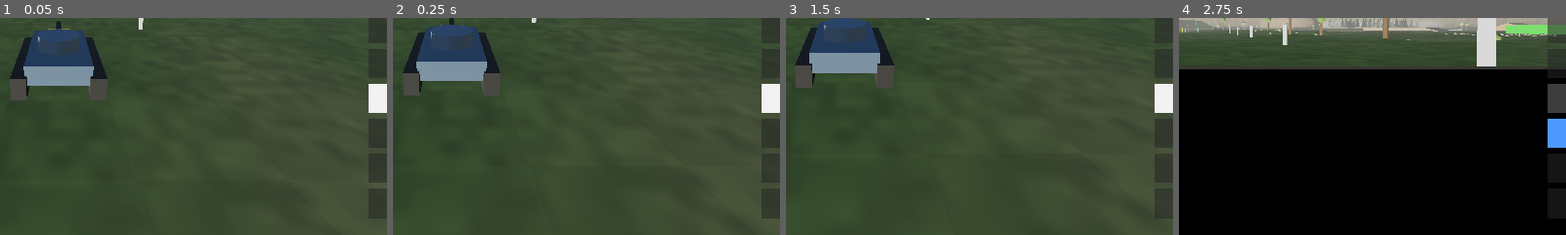
Above: before the commit, frames 1-4 (left to right).
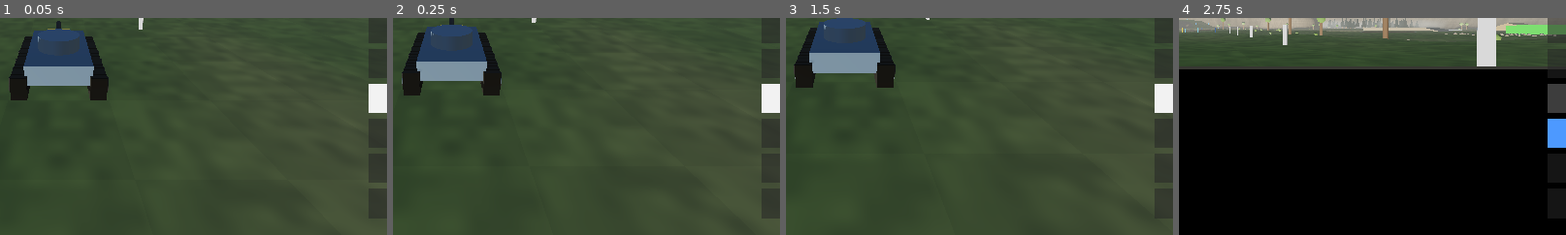
Above: after the commit, the same moments.

Repository: Kickpunch3r/tank-game
Game: Godot game, scene res://levels/proving_ground/proving_ground.tscn
Two runs of this game, one before a commit and one after it. Both use one fixed random seed, a clock stepped at 60 frames per second and the inputs below.
Inputs (mouse positions are % of the whole screen's width and height, from its top left):
- Up to frame 1 (0.05 s): no input
- Up to frame 2 (0.25 s): no input
- Up to frame 3 (1.5 s): move the mouse to (72, 45) at 0.52 s; hold Down (driver_right_back) 0.53-1.25 s; hold Space (driver_all_stop) 0.53-1.25 s; click (72, 45) at 0.67 s; tap Enter at 1.25 s; drag from (30, 55) to (45, 70) at 1.27 s
- Up to frame 4 (2.75 s): tap R (driver_reset) at 2 s; move the mouse to (60, 28) at 2.02 s; hold Down (driver_right_back) from 2.03 s (still down); hold V (view_toggle) from 2.03 s (still down)
The pictures show only the part of the screen within x 42-92%, y 47-97%; the shares and areas given below are measured in that part.

The runs differ from the first frame. In frame 1, 1.0% of the frame differs, in the area x 2-29%, y 8-38%; in frame 2, 1.0%; in frame 3, 1.0%, in the area x 2-29%, y 5-33%; in frame 4, nothing differs.

Commit message:
Physics tank details: sloped front plate, turning wheels, moving tracks
- TankDetails builds them by script inside Visual/Hull; looks only
- Wheels and track links follow each tread's speed over the ground
- Hidden by GraphicsOptions.tank_details; tests added

Co-Authored-By: Claude Opus 5.5 <noreply@anthropic.com>
Claude-Session: https://claude.ai/code/session_01Pm55gMUn29kyQtMtoJuZst

Diff:
--- /dev/null
+++ b/art/tread.gdshader
@@ -0,0 +1,27 @@
+// Track links for the physics tank's treads: dark cross ridges that move
+// along the tread loop. TankDetails sets `travel` (metres the tread has moved),
+// so the top run moves forward and the bottom run backward, like a real track.
+shader_type spatial;
+
+uniform vec4 link_colour : source_color = vec4(0.16, 0.16, 0.15, 1.0);
+uniform vec4 gap_colour : source_color = vec4(0.04, 0.04, 0.04, 1.0);
+// Length of one track link, in metres.
+uniform float link_length = 0.32;
+// How far the tread has moved, in metres (set by TankDetails).
+uniform float travel = 0.0;
+
+varying vec3 local_position;
+
+void vertex() {
+	local_position = VERTEX;
+}
+
+void fragment() {
+	// Upper half of the loop moves forward (-z), lower half backward.
+	float along = local_position.y > 0.0 ? local_position.z + travel : local_position.z - travel;
+	float link = fract(along / link_length);
+	float gap = smoothstep(0.72, 0.78, link) * (1.0 - smoothstep(0.94, 1.0, link));
+	ALBEDO = mix(link_colour.rgb, gap_colour.rgb, gap);
+	ROUGHNESS = 0.95;
+	SPECULAR = 0.2;
+}
--- a/scenes/physics_tank.tscn
+++ b/scenes/physics_tank.tscn
@@ -8,6 +8,7 @@
 [ext_resource type="Script" path="res://scripts/driver_slit_camera.gd" id="7_slit_camera"]
 [ext_resource type="Script" path="res://scripts/net/phone_driver_input.gd" id="8_phone"]
 [ext_resource type="Script" path="res://scripts/push/push_driver_input.gd" id="9_push"]
+[ext_resource type="Script" path="res://scripts/tank_details.gd" id="10_details"]
 
 [sub_resource type="ConvexPolygonShape3D" id="Shape_hull"]
 points = PackedVector3Array(-1.8, 0.35, -1.9, -1.8, 0.35, 1.9, -1.8, 0.8, -2.5, -1.8, 0.8, 2.5, -1.8, 1.3, -2.5, -1.8, 1.3, 2.5, 1.8, 0.35, -1.9, 1.8, 0.35, 1.9, 1.8, 0.8, -2.5, 1.8, 0.8, 2.5, 1.8, 1.3, -2.5, 1.8, 1.3, 2.5)
@@ -106,6 +107,9 @@
 transform = Transform3D(1, 0, 0, 0, 1, 0, 0, 0, 1, 0, 1.35, -2.1)
 mesh = SubResource("BoxMesh_nose")
 
+[node name="TankDetails" type="Node3D" parent="Visual/Hull"]
+script = ExtResource("10_details")
+
 [node name="DriverSlitCamera" type="Camera3D" parent="Visual/Hull"]
 transform = Transform3D(1, 0, 0, 0, 1, 0, 0, 0, 1, 0, 1.2, -2.4)
 near = 0.05
--- /dev/null
+++ b/scripts/tank_details.gd
@@ -0,0 +1,146 @@
+class_name TankDetails
+extends Node3D
+## Extra looks for the physics tank: a sloped front plate, road wheels that
+## turn, and track links that move at each tread's speed. Looks only: the
+## tank drives the same without them. Built by script; can be switched off
+## from the Tab panel (Graphics > Tank details).
+##
+## Put it inside the tank's Visual/Hull node. It reads the tank's
+## left_tread_speed and right_tread_speed every frame.
+
+const TREAD_SHADER: Shader = preload("res://art/tread.gdshader")
+
+## Road wheels per side, their radius, and how far apart the end ones are.
+const WHEELS_PER_SIDE: int = 5
+const WHEEL_RADIUS: float = 0.32
+const WHEEL_SPAN: float = 3.8
+## Where the treads are (matches the tread boxes in the tank scene).
+const TREAD_X: float = 1.5
+const TREAD_SIZE := Vector3(0.6, 0.9, 5.0)
+const TREAD_Y: float = 0.45
+
+## How far each tread has moved (left, right), in metres.
+var travel: Array[float] = [0.0, 0.0]
+
+var _tank: Node3D
+var _wheels: Array[Node3D] = []
+var _tread_materials: Array[ShaderMaterial] = []
+
+
+func _ready() -> void:
+	add_to_group(GraphicsOptions.TANK_DETAILS_GROUP)
+	_tank = _find_tank()
+	_build_front_plate()
+	for side: float in [-1.0, 1.0]:
+		_build_tread(side)
+		_build_wheels(side)
+	visible = GraphicsOptions.tank_details
+
+
+func _process(delta: float) -> void:
+	if _tank == null or not visible:
+		return
+	var speeds: Array[float] = [_tank.get(&"left_tread_speed"), _tank.get(&"right_tread_speed")]
+	for side: int in 2:
+		travel[side] += speeds[side] * delta
+		_tread_materials[side].set_shader_parameter(&"travel", travel[side])
+	for index: int in _wheels.size():
+		# Wheels roll forward (turn about -x) as their tread moves forward.
+		_wheels[index].rotation.x = -travel[0 if index < WHEELS_PER_SIDE else 1] / WHEEL_RADIUS
+
+
+func _find_tank() -> Node3D:
+	var node: Node = get_parent()
+	while node != null and not (&"left_tread_speed" in node):
+		node = node.get_parent()
+	return node as Node3D
+
+
+## A wedge in front of the hull box, sloping down and forward.
+func _build_front_plate() -> void:
+	var tool := SurfaceTool.new()
+	tool.begin(Mesh.PRIMITIVE_TRIANGLES)
+	var half: float = 1.2
+	var top_back := 1.1
+	var bottom := 0.5
+	var back_z := -2.3
+	var front_z := -2.7
+	# Corners: left/right x top-back, bottom-back, bottom-front.
+	var corners: Array[Vector3] = []
+	for x: float in [-half, half]:
+		corners.append_array([Vector3(x, top_back, back_z), Vector3(x, bottom, back_z), Vector3(x, bottom, front_z)])
+	var faces: Array = [
+		[0, 2, 5, 3],  # sloped face
+		[1, 4, 5, 2],  # bottom
+		[0, 3, 4, 1],  # back (against the hull)
+	]
+	for face: Array in faces:
+		var a: Vector3 = corners[face[0]]
+		var b: Vector3 = corners[face[1]]
+		var c: Vector3 = corners[face[2]]
+		var d: Vector3 = corners[face[3]]
+		for point: Vector3 in [a, b, c, a, c, d]:
+			tool.add_vertex(point)
+	for triangle: Array in [[0, 1, 2], [3, 5, 4]]:  # the two ends
+		for index: int in triangle:
+			tool.add_vertex(corners[index])
+	tool.generate_normals()
+	var material := StandardMaterial3D.new()
+	material.albedo_color = Color(0.3, 0.38, 0.46)
+	material.roughness = 0.8
+	material.cull_mode = BaseMaterial3D.CULL_DISABLED
+	var plate := MeshInstance3D.new()
+	plate.name = "FrontPlate"
+	plate.mesh = tool.commit()
+	plate.material_override = material
+	add_child(plate)
+
+
+## A box just over the plain tread, with the moving track pattern.
+func _build_tread(side: float) -> void:
+	var mesh := BoxMesh.new()
+	mesh.size = TREAD_SIZE + Vector3(0.02, 0.02, 0.02)
+	var material := ShaderMaterial.new()
+	material.shader = TREAD_SHADER
+	_tread_materials.append(material)
+	var tread := MeshInstance3D.new()
+	tread.name = "TrackLeft" if side < 0.0 else "TrackRight"
+	tread.mesh = mesh
+	tread.material_override = material
+	tread.position = Vector3(side * TREAD_X, TREAD_Y, 0.0)
+	add_child(tread)
+
+
+## Road wheels on the outside of the tread, each with a hub bar so you can
+## see it turn.
+func _build_wheels(side: float) -> void:
+	var wheel_mesh := CylinderMesh.new()
+	wheel_mesh.top_radius = WHEEL_RADIUS
+	wheel_mesh.bottom_radius = WHEEL_RADIUS
+	wheel_mesh.height = 0.08
+	wheel_mesh.radial_segments = 12
+	wheel_mesh.rings = 1
+	var wheel_material := StandardMaterial3D.new()
+	wheel_material.albedo_color = Color(0.25, 0.3, 0.34)
+	wheel_material.roughness = 0.8
+	var hub_mesh := BoxMesh.new()
+	hub_mesh.size = Vector3(0.1, WHEEL_RADIUS * 1.7, 0.1)
+	var hub_material := StandardMaterial3D.new()
+	hub_material.albedo_color = Color(0.12, 0.12, 0.12)
+	for index: int in WHEELS_PER_SIDE:
+		var wheel := Node3D.new()
+		wheel.name = "Wheel%s%d" % ["Left" if side < 0.0 else "Right", index]
+		wheel.position = Vector3(side * (TREAD_X + TREAD_SIZE.x / 2.0 + 0.05), WHEEL_RADIUS + 0.05,
+				-WHEEL_SPAN / 2.0 + WHEEL_SPAN * index / (WHEELS_PER_SIDE - 1))
+		var disc := MeshInstance3D.new()
+		disc.mesh = wheel_mesh
+		disc.material_override = wheel_material
+		disc.rotation.z = PI / 2.0  # axle along x
+		wheel.add_child(disc)
+		var hub := MeshInstance3D.new()
+		hub.mesh = hub_mesh
+		hub.material_override = hub_material
+		hub.position.x = side * 0.05
+		wheel.add_child(hub)
+		add_child(wheel)
+		_wheels.append(wheel)
--- a/tests/physics_tank_tests.gd
+++ b/tests/physics_tank_tests.gd
@@ -21,6 +21,7 @@
 	report.heading("Physics tank: rest and flat ground")
 	await _rest_test()
 	await _flat_tests()
+	await _details_tests()
 	await _warm_up_tests()
 	await _controls_test()
 	await _slope_tests()
@@ -202,6 +203,37 @@
 			"turned %.0f°, %.0f°/s by the end, moved %.2f m" % [result.turned, result.rate, result.distance])
 
 
+## The looks-only details (Graphics > Tank details): wheels and track links
+## follow each tread, and the switch hides them.
+func _details_tests() -> void:
+	var tank: PhysicsTank = _spawn(FLAT_AREA)
+	runner.watch_tank(tank)
+	var details: TankDetails = tank.find_child("TankDetails", true, false)
+	var station: DriverStation = tank.driver_station
+	await runner.wait_physics_frames(60)
+	for frame: int in 2 * FPS:
+		station.left_tread = 1.0
+		station.right_tread = -1.0
+		await runner.get_tree().physics_frame
+	var left_wheel: Node3D = details.get_node(^"WheelLeft0")
+	var right_wheel: Node3D = details.get_node(^"WheelRight0")
+	report.check("Tank details: sloped front plate, 5 road wheels a side, track links on both treads",
+			details != null and details.has_node(^"FrontPlate") and details.has_node(^"WheelRight4")
+			and details.has_node(^"TrackLeft") and details.has_node(^"TrackRight")
+			and details.is_in_group(GraphicsOptions.TANK_DETAILS_GROUP))
+	report.check("Spinning (left forward, right back): left wheels and links run forward, right ones back",
+			details.travel[0] > 0.3 and details.travel[1] < -0.3
+			and left_wheel.rotation.x != 0.0 and signf(left_wheel.rotation.x) != signf(right_wheel.rotation.x),
+			"left tread moved %.2f m, right %.2f m" % [details.travel[0], details.travel[1]])
+	GraphicsOptions.tank_details = false
+	GraphicsOptions.apply(runner.get_tree())
+	var hidden: bool = not details.visible
+	GraphicsOptions.tank_details = true
+	GraphicsOptions.apply(runner.get_tree())
+	report.check("Graphics > Tank details off hides them (and on shows them again)", hidden and details.visible)
+	await runner.remove_test_tanks()
+
+
 func _warm_up_tests() -> void:
 	var instant: float = await _physics_speed_after(0.5, 0.0)
 	var warming: float = await _physics_speed_after(0.5, 0.5)
Not shown, added: art/tread.gdshader.uid
Not shown, added: scripts/tank_details.gd.uid
Not shown, changed: docs/proving_ground_dressing_design.md
